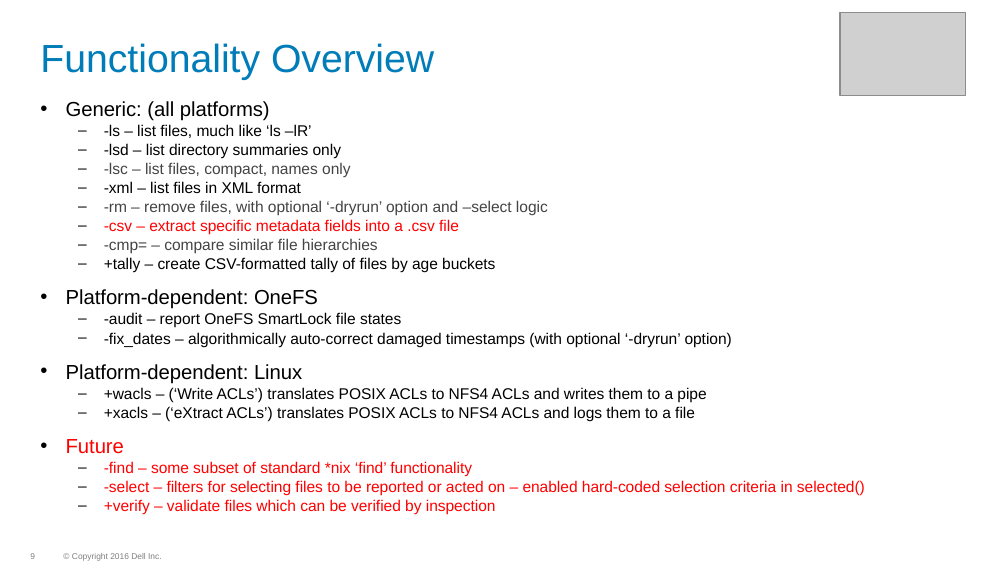
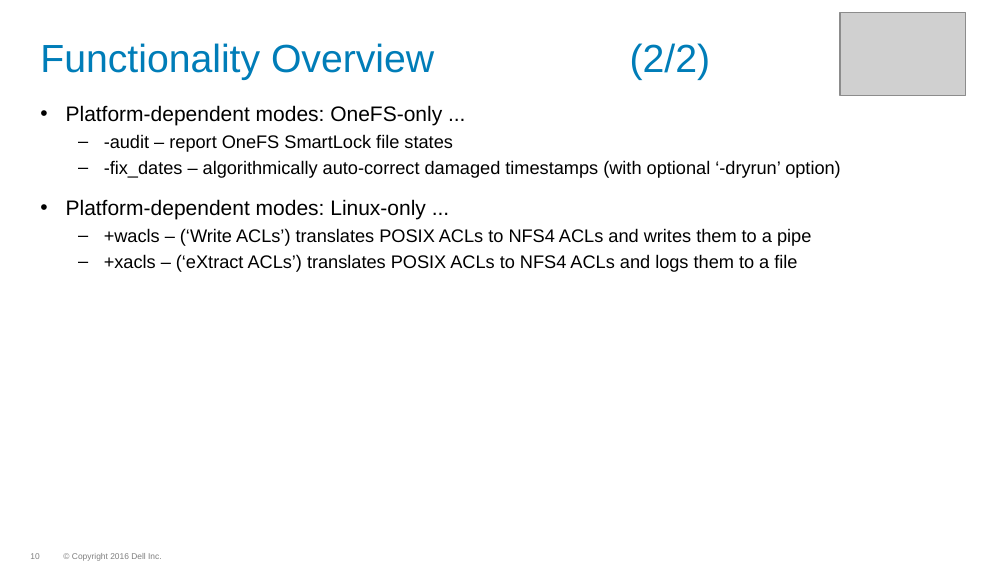
Before and after one commit to WhizBob/pwalk, a slide deck: slide 10 of doc/pwalk_slides.pptx (slide 9 before the commit). Drawn at 1008x567 pixels with LibreOffice and Linux fonts; fonts in the diff are those of the drawing; grey boxes stand for pictures; background and template pictures are left out. Boxes give left, top, right and bottom in pixels: in the first picture for what was removed or moved away, otherwise in the second. Text is boxed around its words. In the diff, an @@ line names an element or a change of style, - is before the commit and + after.

```diff
--- a/doc/pwalk_slides.pptx
+++ b/doc/pwalk_slides.pptx
@@ title at box(40, 43, 711, 80): text changed @@
-Functionality Overview
+Functionality Overview (2/2)
@@ text at box(66, 105, 442, 126): text changed; size 11.1 to 15 pt @@
-• Generic: (all platforms)
-  – -ls – list files, much like ‘ls –lR’
-  – -lsd – list directory summaries only
-  – -lsc – list files, compact, names only
-  – -xml – list files in XML format
-  – -rm – remove files, with optional ‘-dryrun’ option and –select logic
-  – -csv – extract specific metadata fields into a .csv file
-  – -cmp= – compare similar file hierarchies
-  – +tally – create CSV-formatted tally of files by age buckets
-• Platform-dependent: OneFS
+• Platform-dependent modes: OneFS-only ...
@@ text at box(104, 134, 841, 272): size 11.1 to 13 pt in "-audit – report OneFS SmartLock file states", "-fix_dates – algorithmically auto-correct damaged timestamps ...", "+wacls – (‘Write ACLs’) translates POSIX ACLs ...", "+xacls – (‘eXtract ACLs’) translates POSIX ACLs ..."; line spacing 0.8 to 1 @@
@@ text at box(66, 199, 426, 220): text changed; size 14.4 to 15 pt @@
-• Platform-dependent: Linux
+• Platform-dependent modes: Linux-only ...
@@ text at box(66, 439, 865, 515): paragraphs removed @@
-• Future
-  – -find – some subset of standard *nix ‘find’ functionality
-  – -select – filters for selecting files to be reported or acted on – enabled hard-coded selection criteria in selected()
-  – +verify – validate files which can be verified by inspection
@@ page number at box(30, 553, 39, 559): text changed @@
-9
+10
```
Also in this commit, not shown: 17 other slides changed, 8 slides added, 11 other files.
